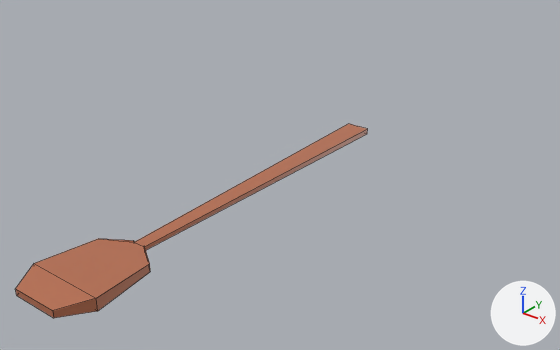
The FBX model Assets/Model/Enviroment/Boat Paddle.fbx as it was, and as the next commit left it.
The view is the same before and after, from a 50 mm camera at (3.12, -4.31, 2.38) aimed at (-0.39, 0.08, -0.34). The axes (+X, +Y, +Z) are drawn at lower right. The lights are the same throughout. Mesh edges are drawn as thin lines. Where no turn or scale is listed for an object, it has been applied to the vertices.
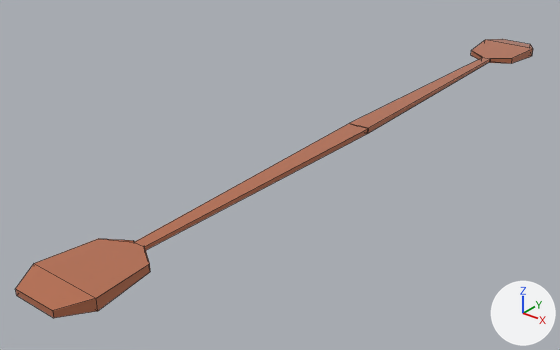
The newer file is also turned or shifted as a whole; pictures and numbers use the older file's frame.

Edits to the bpy script that builds the scene:
```text
Change mat_material:
    mat_material.roughness: 0.4 -> 0.0
Change me_cube_005:
    where me_cube_005.from_pydata(...)  # 30 vertices, 25 faces; spans x -0.27..0.27, y -2.47..0.6, z -0.04..0.04
    used by ob_cube_001; location = (0.0, 0.0, 0.0)
    me_cube_005 part 1: the loose piece of 30 vertices spanning x -0.27..0.27, y -2.47..0.6, z -0.04..0.04 is copied, and the copy is turned 180 degrees about the z axis through its middle, then moved by (0.0, 3.08, 0.0); it spans x -0.27..0.27, y 0.6..3.67, z -0.04..0.04
```

Pixel boxes (x1, y1, x2, y2) of what changed, in the pictures (560 x 350 px):
'Cube.001', surface changed, reshaped (47% wider, 44% taller)
    before: (15, 124, 368, 318)
    after: (15, 39, 533, 318)
part 1 of me_cube_005, added (brown)
    after: (349, 39, 533, 134)
